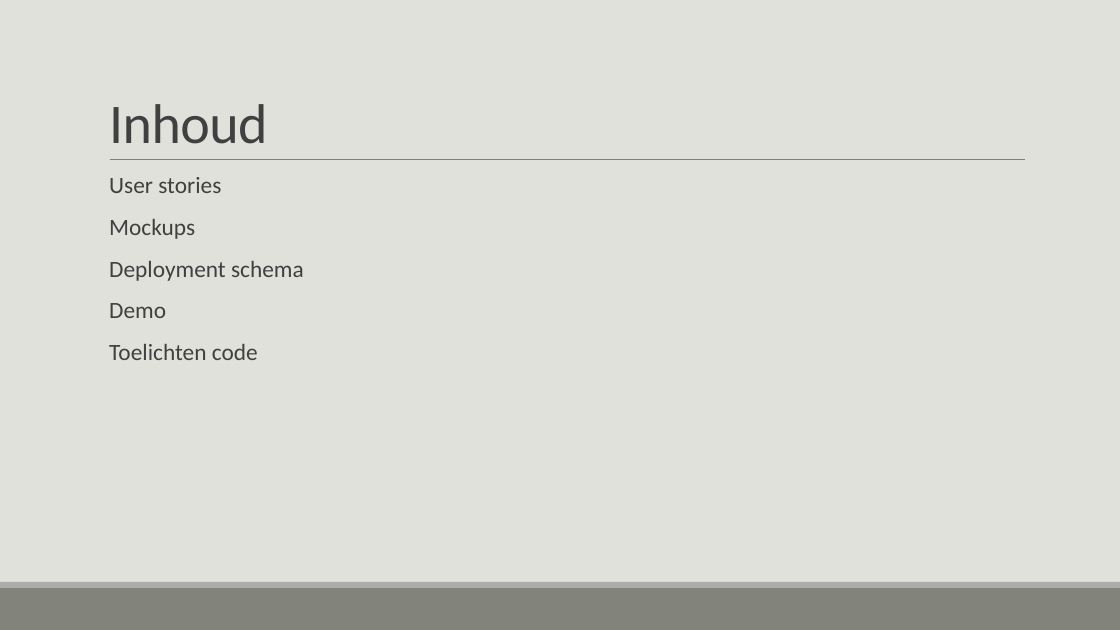
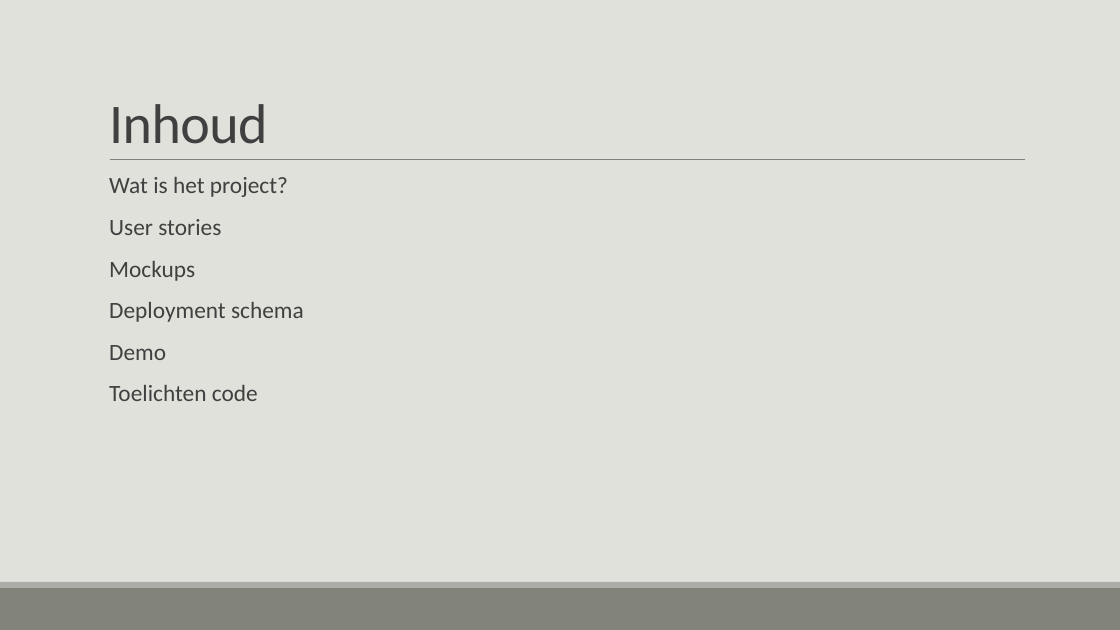
Before and after one commit to Cybersquad1/CA-Paperless-Office-LHS, a slide deck: slide 2 of doc/Presentatie.pptx. Drawn at 1120x630 pixels with LibreOffice and Linux fonts; fonts in the diff are those of the drawing. Boxes give left, top, right and bottom in pixels: in the first picture for what was removed or moved away, otherwise in the second. Text is boxed around its words. In the diff, an @@ line names an element or a change of style, - is before the commit and + after.

```diff
--- a/doc/Presentatie.pptx
+++ b/doc/Presentatie.pptx
@@ text at box(109, 177, 288, 197): paragraph added @@
+  Wat is het project?
```
Also in this commit, not shown: 2 slides added.
